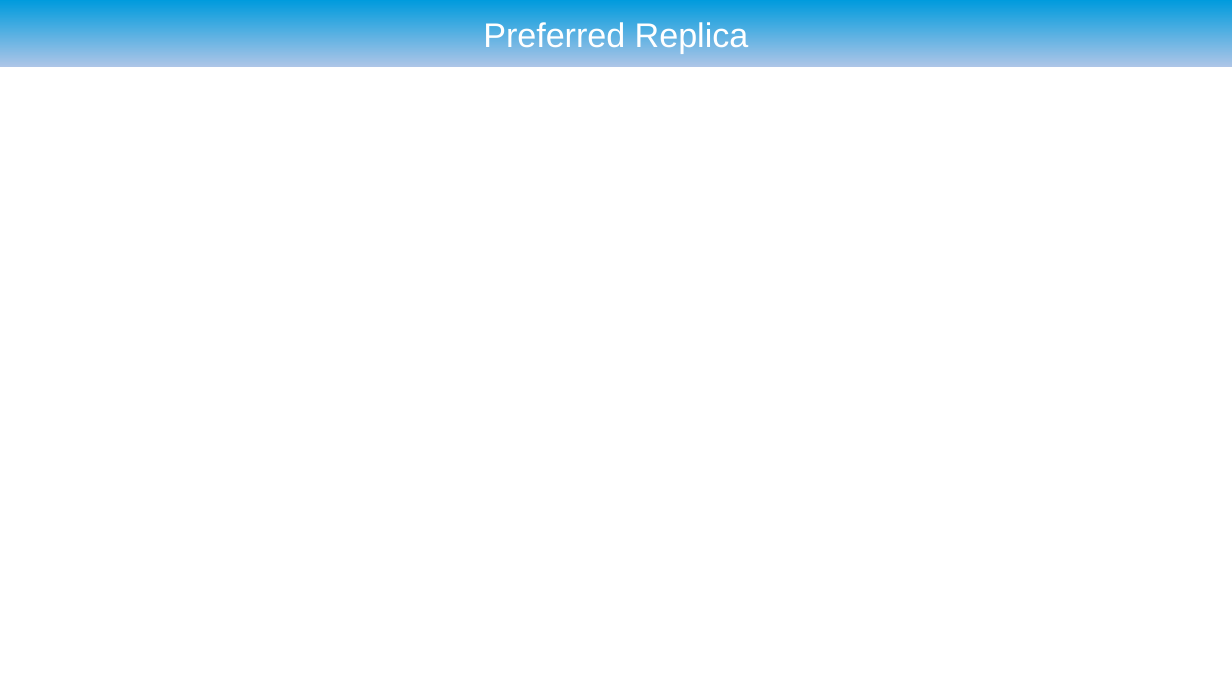
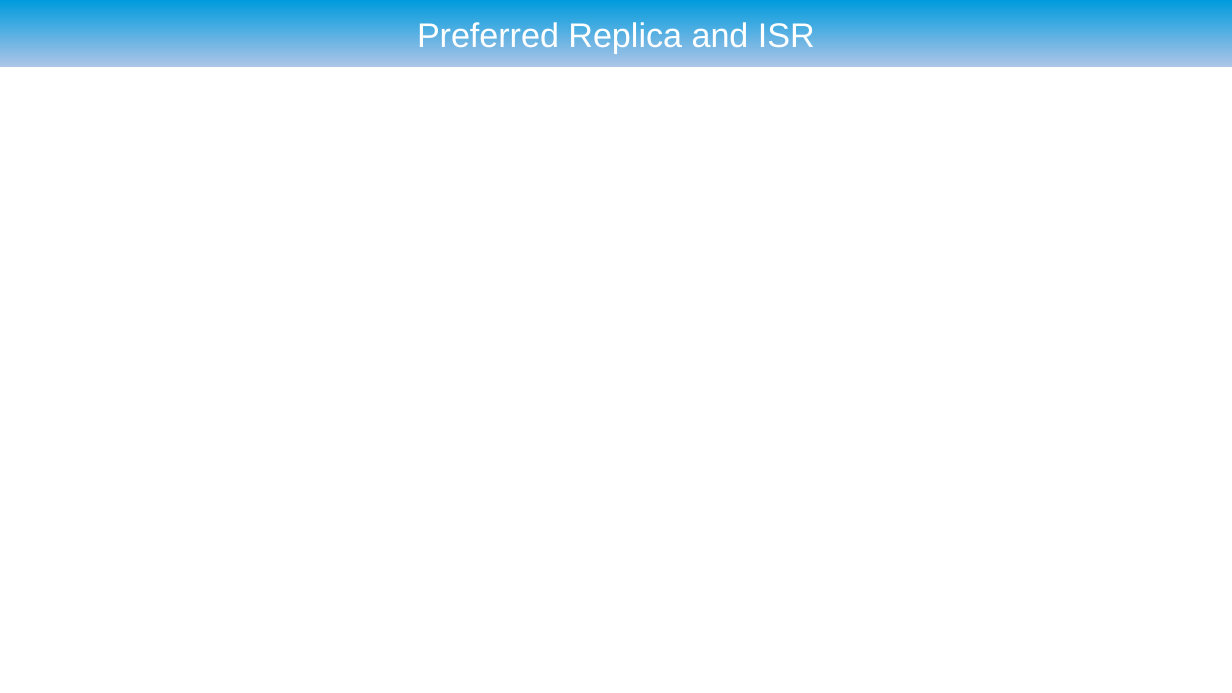
Before and after one commit to ryzlab/kafka-kompetensdag, a slide deck: slide 16 of kafka-demo/presentation.odp (slide 12 before the commit). Drawn at 1232x693 pixels with LibreOffice and Linux fonts; fonts in the diff are those of the drawing; background and template pictures are left out. Boxes give left, top, right and bottom in pixels: in the first picture for what was removed or moved away, otherwise in the second. Text is boxed around its words. In the diff, an @@ line names an element or a change of style, - is before the commit and + after.

Commit message:
Added

```diff
--- a/kafka-demo/presentation.odp
+++ b/kafka-demo/presentation.odp
@@ title at [417, 19, 815, 53]: text changed @@
-Preferred Replica
+Preferred Replica and ISR
```
Also in this commit, not shown: 1 other slide changed, 5 slides added.
